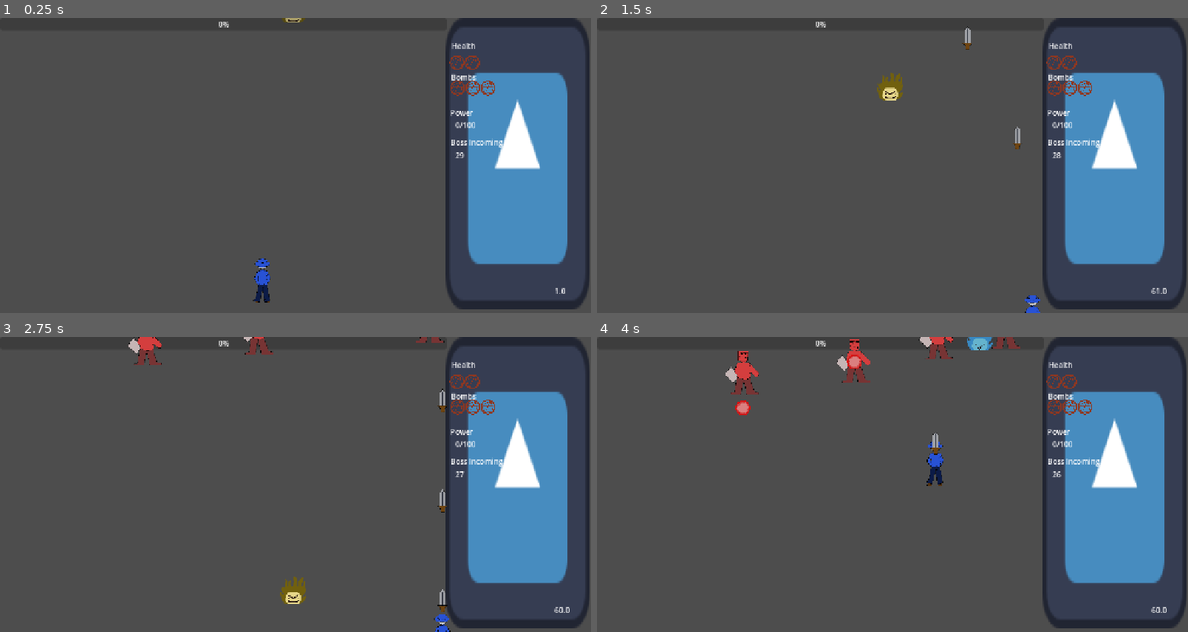
Above: before the commit, frames 1-4 (two rows, left to right).
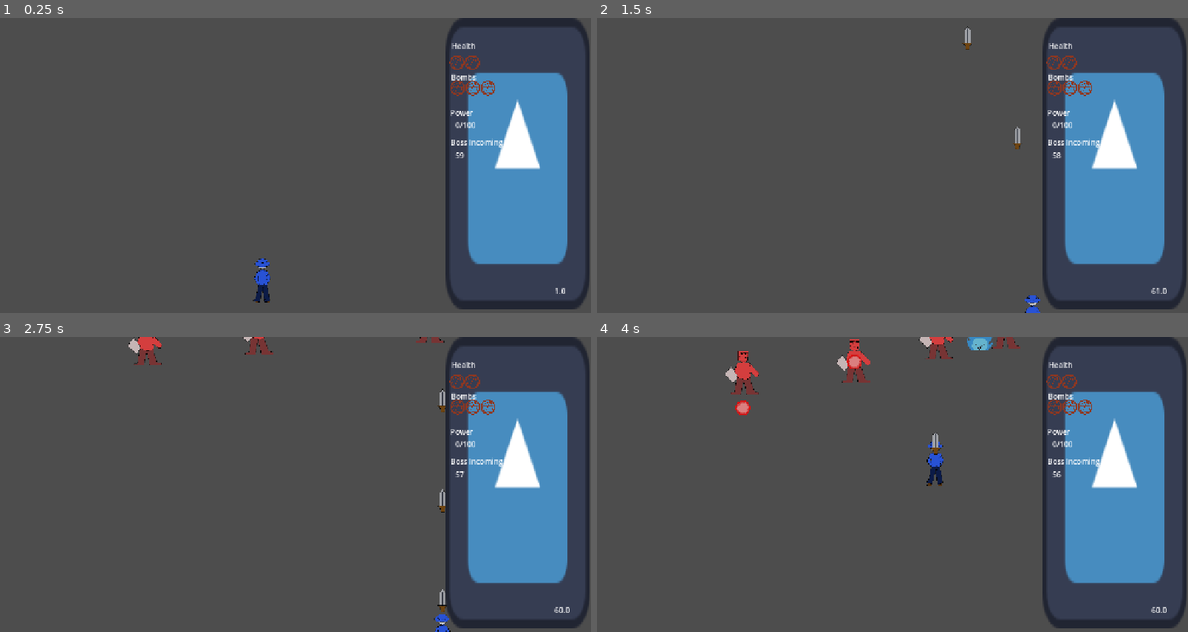
Above: after the commit, the same moments.

Repository: godzillafan69420/stupid-project-remastered
Game: Godot game, scene res://levels/stage_1_act_1.tscn
The game is run twice, just before and just after one commit, with the same random seed, the same clock (stepped at 60 frames per second) and the same inputs. The engine's default icon, where the game draws it, is replaced by a stand-in: a white triangle on a blue panel in a dark square.
Inputs (mouse positions are in pixels of both pictures, inside the frame that each line leads up to):
- Up to frame 1 (0.25 s): no input
- Up to frame 2 (1.5 s): tap Enter at 0.5 s; move the mouse to (1022, 150) at 0.52 s; hold Right (right) 0.53-1.28 s; hold Z (shoot) 0.53-1.28 s; click (1022, 150) at 0.67 s; move the mouse to (774, 180) at 1.27 s; hold Down (down) from 1.28 s (still down); tap Z (shoot) at 1.35 s
- Up to frame 3 (2.75 s): move the mouse to (354, 419) at 2.02 s; release Down (down) at 2.03 s; hold Right (right) from 2.03 s (still down); hold Z (shoot) from 2.03 s (still down); tap Alt at 2.1 s
- Up to frame 4 (4 s): move the mouse to (862, 543) at 2.77 s; release Right (right) at 2.78 s; release Z (shoot) at 2.78 s; hold Up (up) 2.78-3.53 s; tap Z (shoot) at 2.85 s; click (862, 543) at 2.92 s; move the mouse to (1069, 528) at 3.52 s; hold Left (left) from 3.53 s (still down); hold Z (shoot) from 3.53 s (still down)

The runs differ from the first frame. In frame 1, less than 0.1% of the frame differs, in the area x 37-78%, y 0-48%; in frame 2, 0.3%, in the area x 37-78%, y 1-48%; in frame 3, 0.3%; in frame 4, less than 0.1%.

Commit message:
cooking my ass cheeks off

Diff:
--- a/boss.gd
+++ b/boss.gd
@@ -1,4 +1,6 @@
 extends Area2D
+
+var fight = false
 
 @export var patterns: Array[boss_attack]
 @export var speed: float
@@ -22,17 +24,23 @@
 	return null
 
 func _ready() -> void:
+	Eventbus.start_the_boss_fight.connect(_beginning_fight)
 	$frequency.wait_time = patterns[current_attack].attack_speed
 	random_position = global_position
 	playable_player = get_parent().get_node("player")
 
+func _beginning_fight():
+	$"move around frequency".start()
+	fight = true
 
 func _process(delta: float) -> void:
-	if get_next_item(patterns, current_attack) != null:
+
+	if get_next_item(patterns, current_attack) != null and fight:
 		if hitpoint < get_next_item(patterns, current_attack).hp_level:
 			current_attack += 1
 			$frequency.wait_time = patterns[current_attack].attack_speed
-	global_position = global_position.move_toward(random_position, speed * delta)
+	if fight:
+		global_position = global_position.move_toward(random_position, speed * delta)
 	if hitpoint < 0:
 		queue_free()
 
@@ -71,6 +79,8 @@
 
 
 func _on_frequency_timeout() -> void:
+	if not fight:
+		return
 	for i in patterns[current_attack].patterns:
 		use_attack_pattern(i)
 
@@ -85,4 +95,4 @@
 
 
 func _on_move_around_frequency_timeout() -> void:
-	random_position = Vector2(randf_range(400,750), randf_range(50,200))
+	random_position = Vector2(randf_range(400,650), randf_range(50,150))
--- /dev/null
+++ b/custom_resources/dialogue_resource.gd
@@ -0,0 +1,9 @@
+extends Resource
+class_name dialogue
+
+@export var reader_name: String
+@export_multiline() var paragraph: String
+@export var music_name: String
+@export var portraits: Texture2D
+
+@export var talk_speed: float = 10
--- a/enemies/vman.tscn
+++ b/enemies/vman.tscn
@@ -51,14 +51,12 @@
 shape = SubResource("CircleShape2D_ot6j1")
 
 [node name="frequency" type="Timer" parent="." unique_id=213025559]
-autostart = true
 
 [node name="Sprite2D" type="Sprite2D" parent="." unique_id=1520129289]
 texture = ExtResource("6_rxgcw")
 
 [node name="move around frequency" type="Timer" parent="." unique_id=1002401617]
 wait_time = 5.0
-autostart = true
 
 [connection signal="area_entered" from="." to="." method="_on_area_entered"]
 [connection signal="timeout" from="frequency" to="." method="_on_frequency_timeout"]
--- a/levels/Main_level_hander.gd
+++ b/levels/Main_level_hander.gd
@@ -21,6 +21,10 @@
 	AudioManager.play(theme)
 	enemy_spawner_timer = $enemy_spawn_interval
 	enemy_spawner_timer.wait_time = enemy_spawn_interval
+	Eventbus.start_the_boss_fight.connect(_beginning_fight)
+
+func _beginning_fight():
+	current_state = states.boss
 
 
 func _spawn_enemies_on_random():
@@ -38,10 +42,9 @@
 
 
 func _on_boss_timer_timeout() -> void:
-	current_state = states.boss
-	AudioManager.play(boss_theme)
+	current_state = states.dialogue
 	var new_boss = boss_scene.instantiate()
 	new_boss.position = Vector2(500,100)
 	new_boss.name = "boss"
 	add_child(new_boss)
-	Eventbus.boss_spawned.emit()
+	Eventbus.do_dialogue.emit()
--- a/levels/stage_1_act_1.tscn
+++ b/levels/stage_1_act_1.tscn
@@ -4,15 +4,34 @@
 [ext_resource type="Script" uid="uid://dqkoaystcqlv3" path="res://levels/Main_level_hander.gd" id="1_uabdg"]
 [ext_resource type="PackedScene" uid="uid://c17n51e08d3qj" path="res://enemies/enemies.tscn" id="2_gx214"]
 [ext_resource type="PackedScene" uid="uid://dqhobkjlruchu" path="res://enemies/boss.tscn" id="3_18v4t"]
-[ext_resource type="PackedScene" uid="uid://ccx7seyahv755" path="res://items/bomb_item.tscn" id="4_esl6c"]
 [ext_resource type="PackedScene" uid="uid://c1elrqbltem3u" path="res://levels/ui.tscn" id="5_rqckr"]
+[ext_resource type="Script" uid="uid://b8c5ow3bydc38" path="res://custom_resources/dialogue_resource.gd" id="5_yb3oa"]
+[ext_resource type="Texture2D" uid="uid://cunhltmojy1jm" path="res://art/vamnBoss.png" id="6_h6gf6"]
+
+[sub_resource type="Resource" id="Resource_rqckr"]
+script = ExtResource("5_yb3oa")
+reader_name = "Vman"
+paragraph = "Bum demo game more to come"
+music_name = "VmanAthems"
+portraits = ExtResource("6_h6gf6")
+metadata/_custom_type_script = "uid://b8c5ow3bydc38"
+
+[sub_resource type="Resource" id="Resource_18v4t"]
+script = ExtResource("5_yb3oa")
+reader_name = "John StupidProject"
+paragraph = "igb"
+metadata/_custom_type_script = "uid://b8c5ow3bydc38"
 
 [node name="stage_1_act_1" type="Node2D" unique_id=1138670238]
 script = ExtResource("1_uabdg")
-boss_theme = "VmanAthems"
+theme = "Kebin"
 enemy_pool = Array[PackedScene]([ExtResource("2_gx214")])
 enemy_spawn_interval = 0.5
 boss_scene = ExtResource("3_18v4t")
+
+[node name="UI" parent="." unique_id=883013753 instance=ExtResource("5_rqckr")]
+z_index = 1000
+current_dialogue = Array[ExtResource("5_yb3oa")]([SubResource("Resource_rqckr"), SubResource("Resource_18v4t")])
 
 [node name="player" parent="." unique_id=1445521221 instance=ExtResource("1_gxk06")]
 position = Vector2(569, 570)
@@ -22,14 +41,9 @@
 autostart = true
 
 [node name="Boss_timer" type="Timer" parent="." unique_id=33152996]
-wait_time = 30.0
+wait_time = 60.0
 one_shot = true
 autostart = true
 
-[node name="bomb_item" parent="." unique_id=1771443674 instance=ExtResource("4_esl6c")]
-position = Vector2(635, -26)
-
-[node name="UI" parent="." unique_id=883013753 instance=ExtResource("5_rqckr")]
-
 [connection signal="timeout" from="enemy_spawn_interval" to="." method="_on_enemy_spawn_interval_timeout"]
 [connection signal="timeout" from="Boss_timer" to="." method="_on_boss_timer_timeout"]
--- a/levels/ui.gd
+++ b/levels/ui.gd
@@ -5,19 +5,28 @@
 @onready var power = $"TextureRect/power"
 @onready var boss_timer_dis = $TextureRect/boss_timer_display
 @onready var money = $TextureRect/Health
+@onready var dialogue_interface = $dialogue_interface
 
 @onready var boss_bar = $boss_hp
+
+@export var current_dialogue: Array[dialogue]
 var boss_node: Area2D
 var boss_timer:Timer
 
+var doing_dialogue:bool = false
+
+var dialogue_number: int = 0
+
 const icon = preload("res://art/health_bar.png")
+
+var text_animation
 
 func _ready() -> void:
 
 	boss_timer=get_parent().get_node_or_null("Boss_timer")
 	_change_ui()
 	Eventbus.update_ui.connect(_change_ui)
-	Eventbus.boss_spawned.connect(_show_boss_ui)
+	Eventbus.do_dialogue.connect(_show_boss_ui)
 
 
 func _process(delta: float) -> void:
@@ -25,6 +34,19 @@
 	$TextureRect/FPS.text = str(Engine.get_frames_per_second())
 	if get_parent().current_state == get_parent().states.boss:
 		boss_bar.value = boss_node.hitpoint
+
+
+func _unhandled_input(event: InputEvent) -> void:
+	if doing_dialogue and event.is_action_pressed("shoot"):
+		get_viewport().set_input_as_handled()
+
+		dialogue_number += 1
+		if dialogue_number >= current_dialogue.size():
+			doing_dialogue = false
+			dialogue_interface.visible = false
+			Eventbus.start_the_boss_fight.emit()
+		else:
+			_next_dialogue(current_dialogue[dialogue_number])
 
 func _change_ui()-> void:
 	if PlayerInv.player_HP > 10:
@@ -48,8 +70,36 @@
 	power.text = str(PlayerInv.player_power)+ "/100"
 
 
-func _show_boss_ui():
+
+
+func _show_boss_ui() -> void:
 	boss_node = get_parent().get_node_or_null("boss")
 	boss_bar.visible = true
 	boss_bar.max_value = boss_node.hitpoint
 	boss_bar.value = boss_node.hitpoint
+	dialogue_interface.visible = true
+	doing_dialogue = true
+	_next_dialogue(current_dialogue[dialogue_number])
+
+
+
+
+
+func _next_dialogue(dialogue_data: dialogue):
+	AudioManager.play(dialogue_data.music_name)
+	var diaglogue_protrait = dialogue_interface.get_node_or_null("Protraits")
+	var diaglogue_name = dialogue_interface.get_node_or_null("name")
+	var diaglogue_paragraph = dialogue_interface.get_node_or_null("paragraph")
+	diaglogue_paragraph.text = dialogue_data.paragraph
+	diaglogue_name.text = dialogue_data.reader_name
+	diaglogue_protrait.texture = dialogue_data.portraits
+	diaglogue_paragraph.visible_ratio = 0
+
+	diaglogue_paragraph.visible_ratio = 0.0
+
+	text_animation = dialogue_interface.create_tween()
+	# Calculate total duration: total characters divided by speed (chars per second)
+	var duration = float(diaglogue_paragraph.text.length()) / float(dialogue_data.talk_speed)
+
+	text_animation.tween_property(diaglogue_paragraph, "visible_ratio", 1.0, duration)
+	text_animation.play()
--- a/levels/ui.tscn
+++ b/levels/ui.tscn
@@ -90,7 +90,39 @@
 text = "0/100"
 
 [node name="boss_hp" type="ProgressBar" parent="." unique_id=1278743227]
+visible = false
 layout_mode = 0
 offset_left = -964.0
 offset_right = 4.0
 offset_bottom = 27.0
+
+[node name="dialogue_interface" type="Panel" parent="." unique_id=1056754840]
+visible = false
+layout_mode = 0
+offset_left = -961.0
+offset_top = 400.0
+offset_right = -3.0
+offset_bottom = 659.0
+
+[node name="Protraits" type="TextureRect" parent="dialogue_interface" unique_id=1544487112]
+layout_mode = 0
+offset_left = 607.0
+offset_top = -271.0
+offset_right = 933.0
+offset_bottom = 265.0
+
+[node name="name" type="Label" parent="dialogue_interface" unique_id=1411010416]
+layout_mode = 0
+offset_right = 340.0
+offset_bottom = 38.0
+theme_override_font_sizes/font_size = 28
+text = "Name"
+
+[node name="paragraph" type="Label" parent="dialogue_interface" unique_id=876199681]
+layout_mode = 0
+offset_left = 18.0
+offset_top = 37.0
+offset_right = 643.0
+offset_bottom = 249.0
+theme_override_font_sizes/font_size = 21
+text = "Name"
--- a/project.godot
+++ b/project.godot
@@ -29,6 +29,10 @@
 window/size/viewport_height=640
 window/stretch/mode="canvas_items"
 window/stretch/aspect="expand"
+
+[editor]
+
+movie_writer/video_quality=1.0
 
 [editor_plugins]
 
--- a/scripts/eventbus.gd
+++ b/scripts/eventbus.gd
@@ -2,4 +2,5 @@
 
 @warning_ignore("unused_signal")
 signal update_ui
-signal boss_spawned
+signal start_the_boss_fight
+signal do_dialogue
Not shown, added: custom_resources/dialogue_resource.gd.uid
